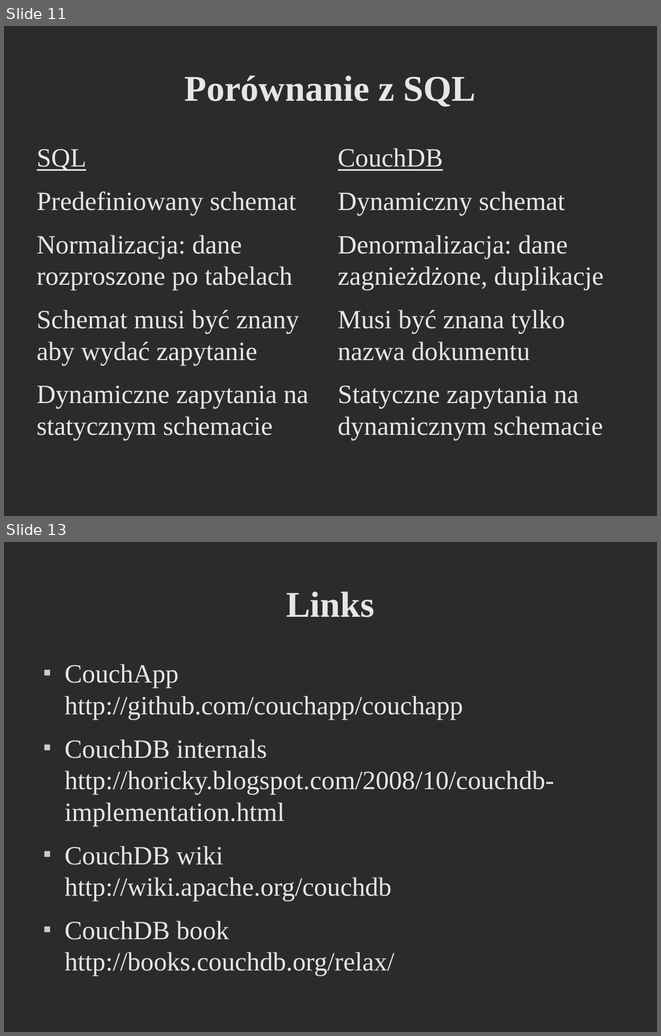
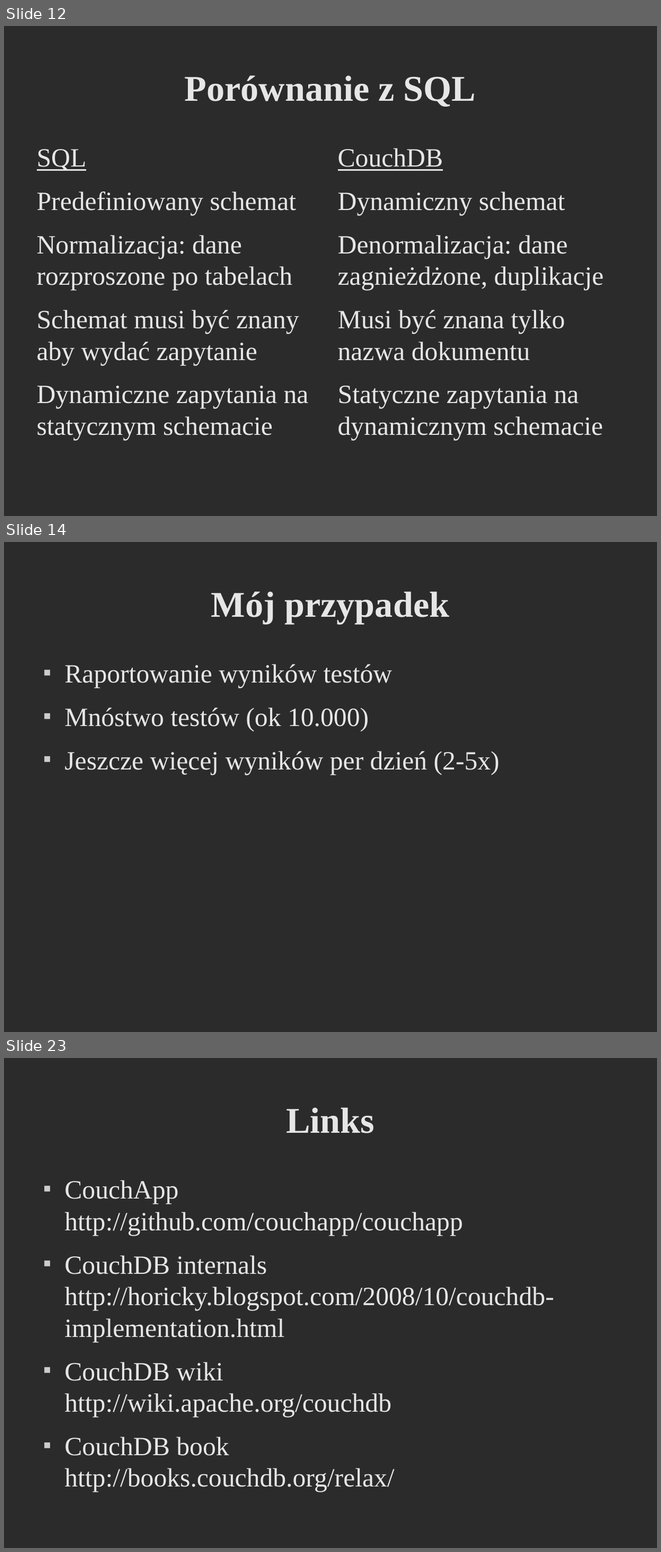
Before and after one commit to godfryd/checking-couchdb, a slide deck: checking-couchdb.odp. Shown one above the other, each under a label of ours: slides 11 and 13 before the commit, slides 12, 14 and 23 after it; the slides between them are not shown. The pictures are 661x1036 and 661x1552 pixels, drawn with LibreOffice and Linux fonts; fonts in the diff are those of the drawing; background and template pictures are left out; a plain dark background stands for a picture behind light text. Boxes give left, top, right and bottom in pixels: in the first picture for what was removed or moved away, otherwise in the second. Text is boxed around its words. In the diff, an @@ line names an element or a change of style, - is before the commit and + after.

```diff
--- a/checking-couchdb.odp
+++ b/checking-couchdb.odp
@@ slide 14 added at box(4, 542, 657, 1032), background picture (left out) @@
@@ title added at box(211, 591, 449, 624), 44 pt, text #E6E6E6, bold @@
+Mój przypadek
@@ text added at box(64, 664, 500, 775), 32 pt, text #E6E6E6 @@
+■ Raportowanie wyników testów
+■ Mnóstwo testów (ok 10.000)
+■ Jeszcze więcej wyników per dzień (2-5x)
@@ what was slide 11 is now slide 12 @@
@@ what was slide 13 is now slide 23 @@
```
Also in this commit, not shown: 3 slides changed, 9 other slides added, 4 other files.
